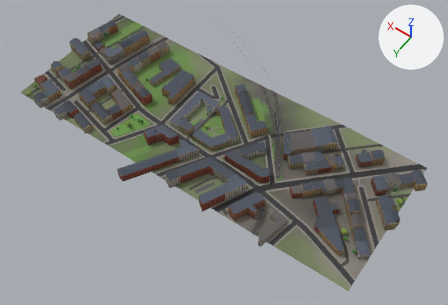
The glTF model glasgow-subway/data/city/city_7_10.glb as it was, and as the next commit left it.
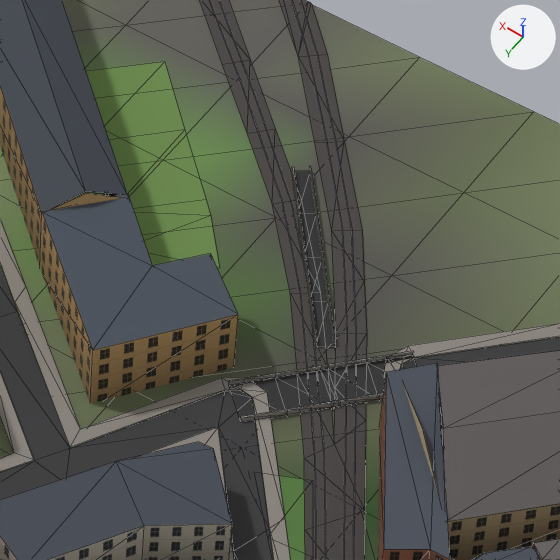
There are two pictures of each version: one whole from a camera (50 mm lens) standing at (-162.0, -2187.0, 635.0) and looking at (126.0, -2590.0, 1.0), one close up on the part from 54% to 68% of the width and 30% to 51% of the height. Arrows for +X, +Y and +Z are at upper right; the lights stay in place. The last two pictures show the newer version. The close-ups show mesh edges as thin lines. Where no turn or scale is listed for an object, it has been applied to the vertices. Vertices at exactly the same position are counted once.

Names of what the first close-up shows: 'buildings_7_10', 'green_7_10', 'rail_7_10', 'roads_7_10', 'terrain_7_10'.
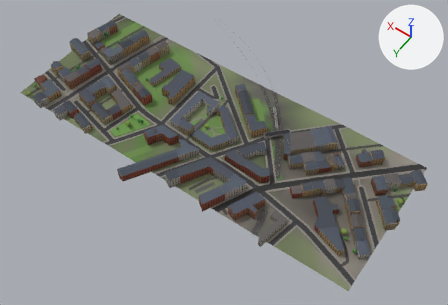
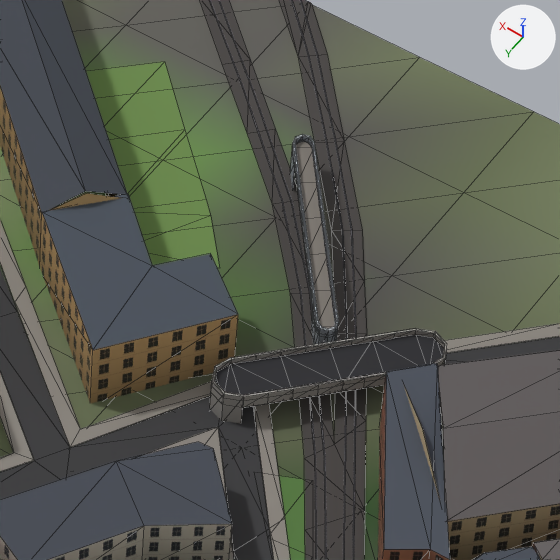
Where the newer file only moved an object's origin or applied its transform, the numbers keep the older frame.

What differs and where, as boxes (x1, y1, x2, y2) in the close-ups (560 x 560 px):
'roads_7_10', reshaped
    before: (0, 166, 560, 560)
    after: (0, 134, 560, 560)
part 1 of me_roads_7_10, added
    after: (296, 141, 335, 329)
part 2 of me_roads_7_10, added
    after: (215, 335, 447, 396)
part 3 of me_roads_7_10, built on
    before: (229, 166, 560, 422)
    after: (210, 134, 447, 423)

Edits to the bpy script that builds the scene:
```text
Change me_roads_7_10:
    used by ob_roads_7_10; location = (150.0, -2600.0, 24.8)
    remove me_roads_7_10.from_pydata(...)  # 1137 vertices, 1085 faces; spans x -250.0..250.0, y -100.0..100.0, z -2.0..2.0
    add me_roads_7_10.from_pydata(...)  # 1320 vertices, 1245 faces; spans x -250.0..250.0, y -100.0..100.0, z -2.0..7.0
    me_roads_7_10 part 1: a new loose piece of 18 vertices spanning x -71.0..-46.0, y -71.0..-41.0, z 5.0, in mat_mat_road
    me_roads_7_10 part 2: a new loose piece of 16 vertices spanning x -87.0..-61.0, y -50.0..-22.0, z 6.0, in mat_mat_road
    me_roads_7_10 part 3: 11 vertices moved from x -77.0..-49.0, y -71.0..-24.0, z -1.0..2.0 to x -71.0..-48.0, y -71.0..-22.0, z 0.0..7.0; 71 vertices removed from x -86.0..-47.0, y -71.0..-24.0, z -1.0..2.0; 201 vertices added at x -87.0..-46.0, y -71.0..-22.0, z -1.0..7.0
    other edits to the shape of me_roads_7_10 do not show in these pictures
```
